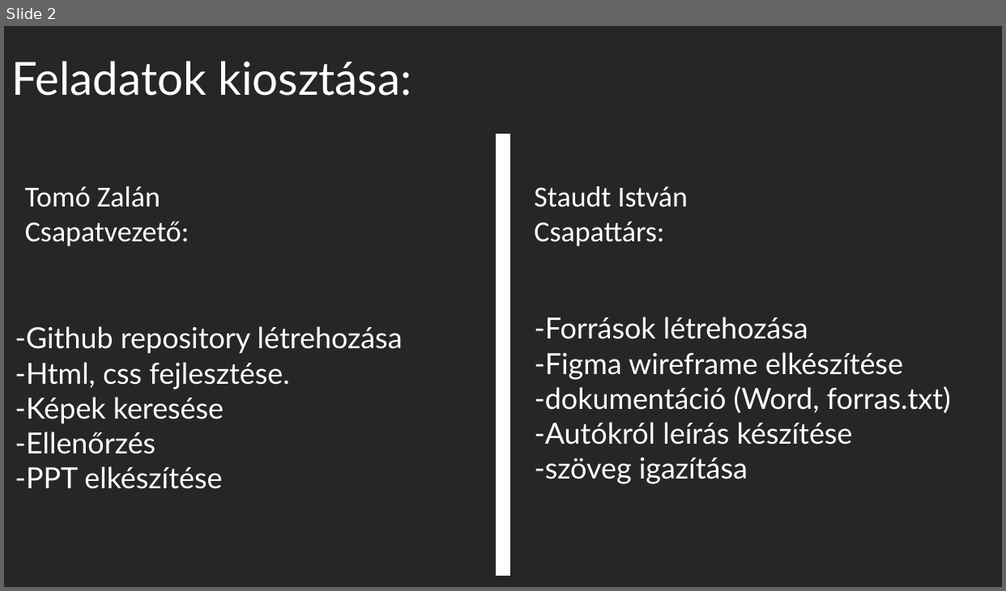
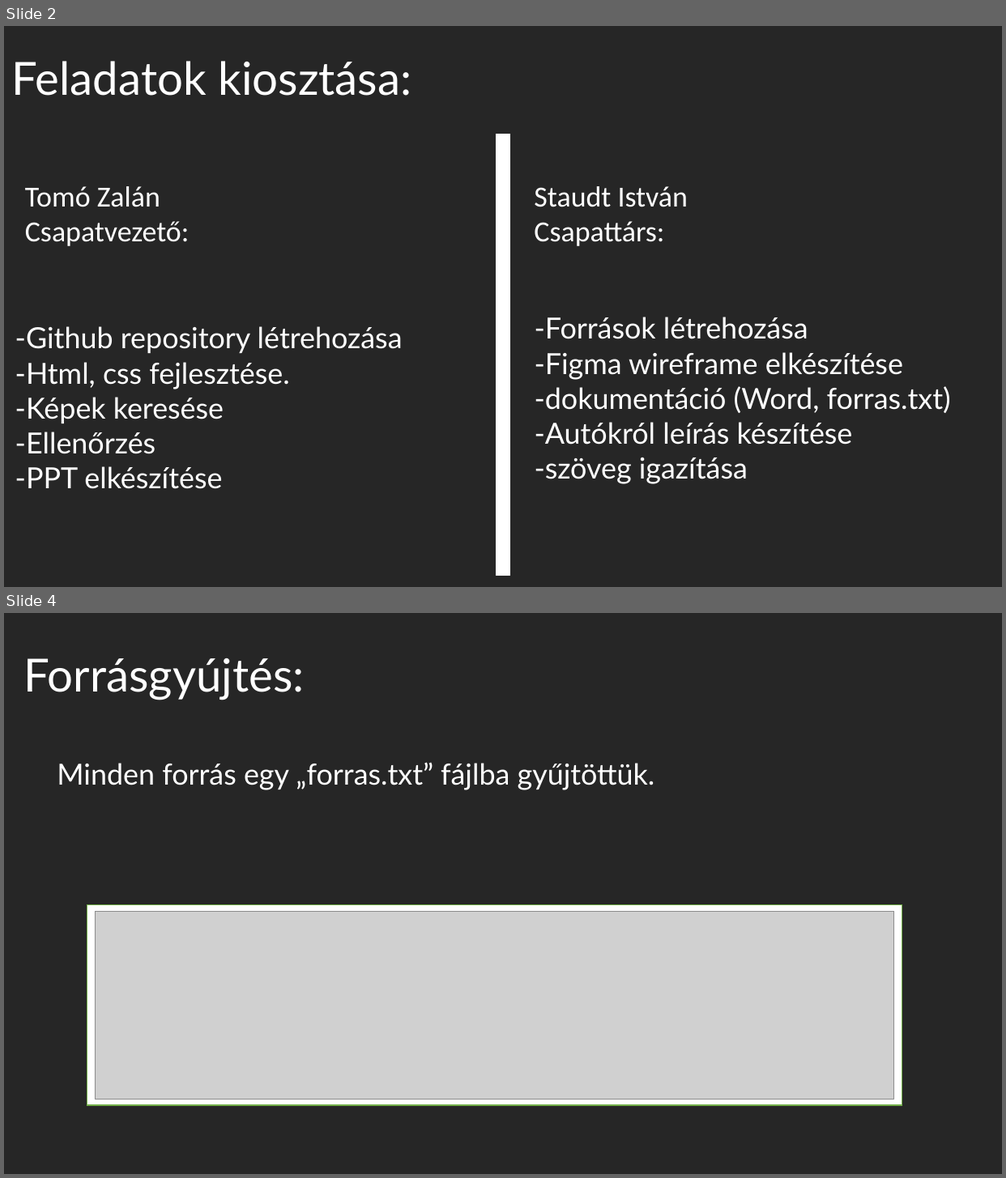
Before and after one commit to tomozalan/IKTREPO2, a slide deck: Bemutató.pptx. Shown one above the other, each under a label of ours: slide 2 before the commit, slides 2 and 4 after it; the slides between them are not shown. The pictures are 1006x591 and 1006x1178 pixels, drawn with LibreOffice and Linux fonts; fonts in the diff are those of the drawing; grey boxes stand for pictures. Boxes give left, top, right and bottom in pixels: in the first picture for what was removed or moved away, otherwise in the second. Text is boxed around its words. In the diff, an @@ line names an element or a change of style, - is before the commit and + after.

```diff
--- a/Bemutató.pptx
+++ b/Bemutató.pptx
@@ slide 4 added at (4, 613, 1002, 1174), background #262626 @@
@@ title added at (23, 658, 304, 700), 44 pt, text #FFFFFF @@
+Forrásgyújtés:
@@ text added at (57, 762, 655, 790), 28 pt, text #FFFFFF @@
+Minden forrás egy „forras.txt” fájlba gyűjtöttük.
@@ rectangle added at (87, 905, 901, 1105), fill #FFFFFF, outline #70AD47 1 pt @@
@@ picture added at (96, 912, 895, 1100) @@
```
Also in this commit, not shown: 1 slide changed, 2 other slides added, 3 other files.
